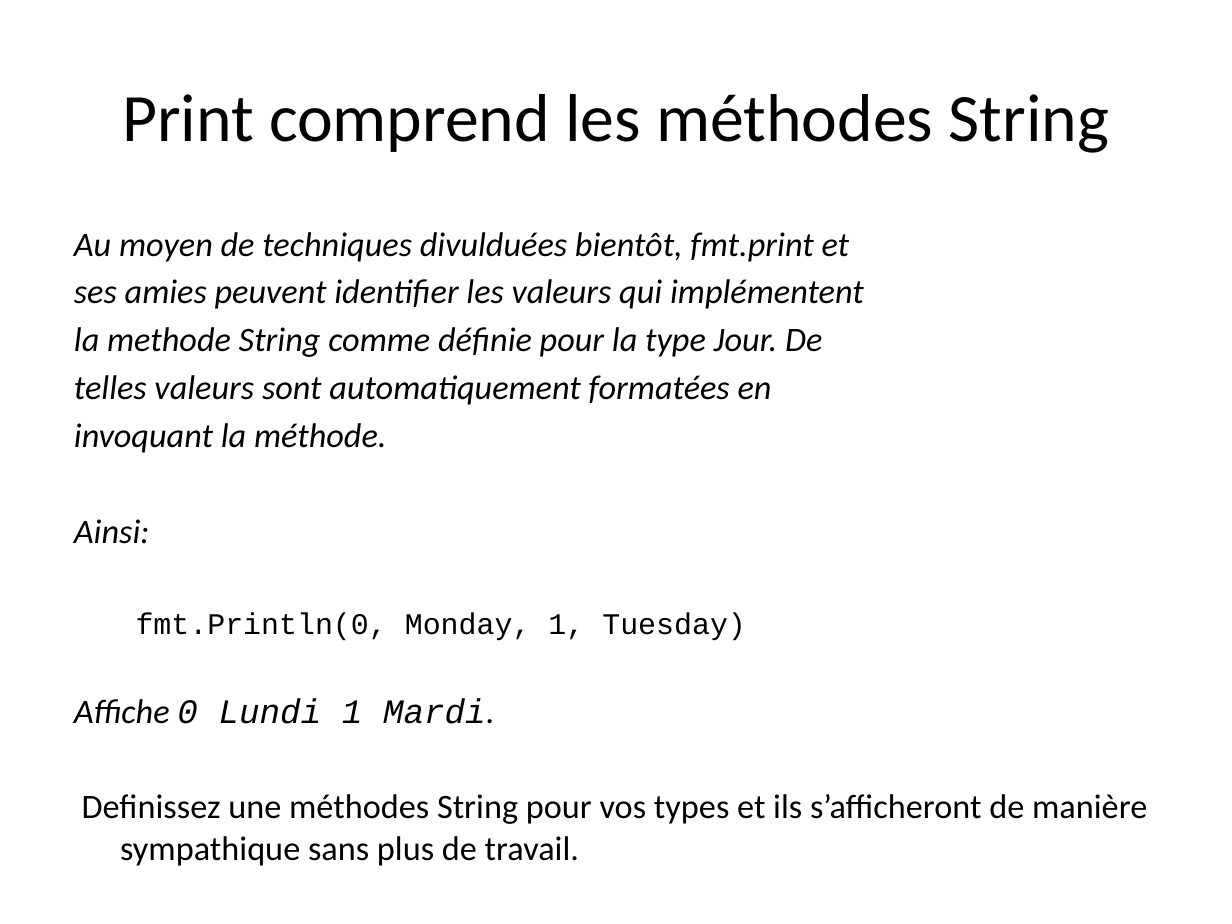
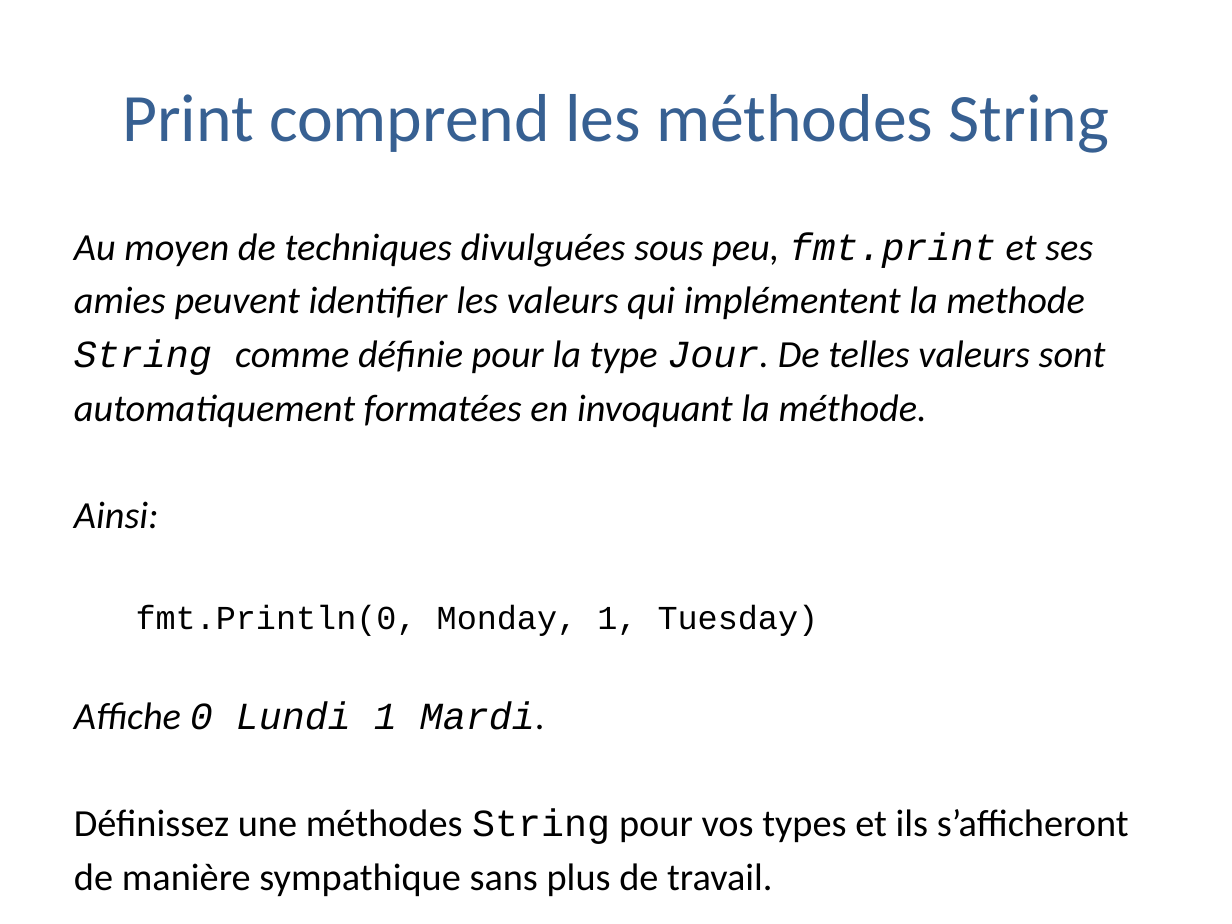
Before and after one commit to trash-anger/golang-france, a slide deck: slide 48 of Go-documentation/cours-general/Go-partie2.pptx. Drawn at 1232x924 pixels with LibreOffice and Linux fonts; fonts in the diff are those of the drawing; background and template pictures are left out. Boxes give left, top, right and bottom in pixels: in the first picture for what was removed or moved away, otherwise in the second. Text is boxed around its words. In the diff, an @@ line names an element or a change of style, - is before the commit and + after.

```diff
--- a/Go-documentation/cours-general/Go-partie2.pptx
+++ b/Go-documentation/cours-general/Go-partie2.pptx
@@ title "Print comprend les méthodes String" at <box>122,94,1109,153</box>: text colour #000000 to #376092 @@
@@ text at <box>74,232,1106,428</box>: text changed; size 20 to 22.4 pt @@
-Au moyen de techniques divulduées bientôt, fmt.print et
-ses amies peuvent identifier les valeurs qui implémentent
-la methode String comme définie pour la type Jour. De
-telles valeurs sont automatiquement formatées en
-invoquant la méthode.
+Au moyen de techniques divulguées sous peu, fmt.print et ses
+amies peuvent identifier les valeurs qui implémentent la methode
+String comme définie pour la type Jour. De telles valeurs sont
+automatiquement formatées en invoquant la méthode.
@@ text at <box>74,501,819,730</box>: size 20 to 22.4 pt in "Ainsi:", "Affiche 0 Lundi 1 Mardi."; size 17.5 to 19.6 pt in "fmt.Println(0, Monday, 1, Tuesday)" @@
@@ text at <box>74,809,1129,897</box>: text changed; size 20 to 22.4 pt @@
-Definissez une méthodes String pour vos types et ils s’afficheront de manière sympathique sans plus de travail.
+Définissez une méthodes String pour vos types et ils s’afficheront
+de manière sympathique sans plus de travail.
```
Also in this commit, not shown: 85 other slides changed, 1 other file.
